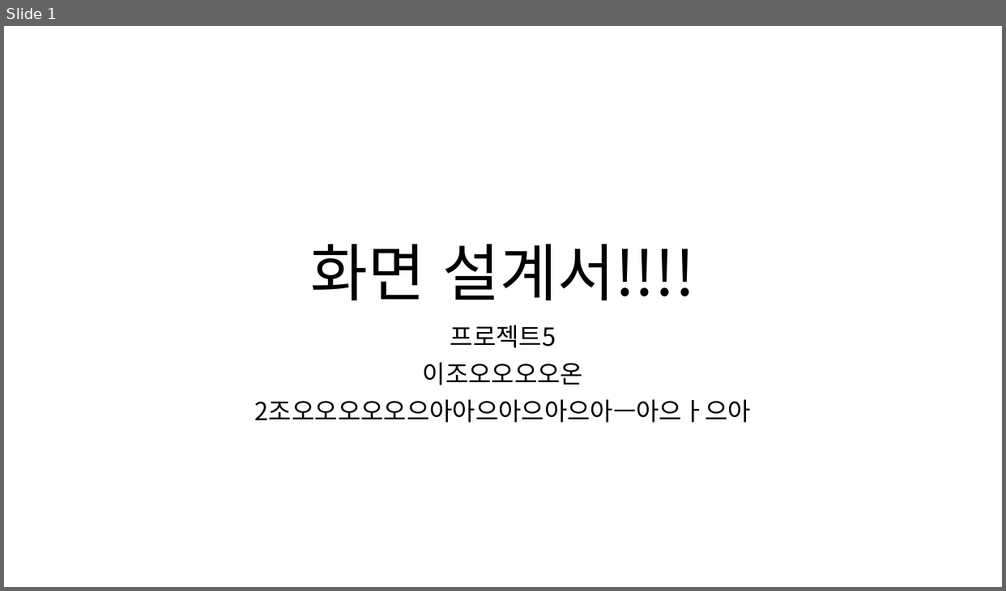
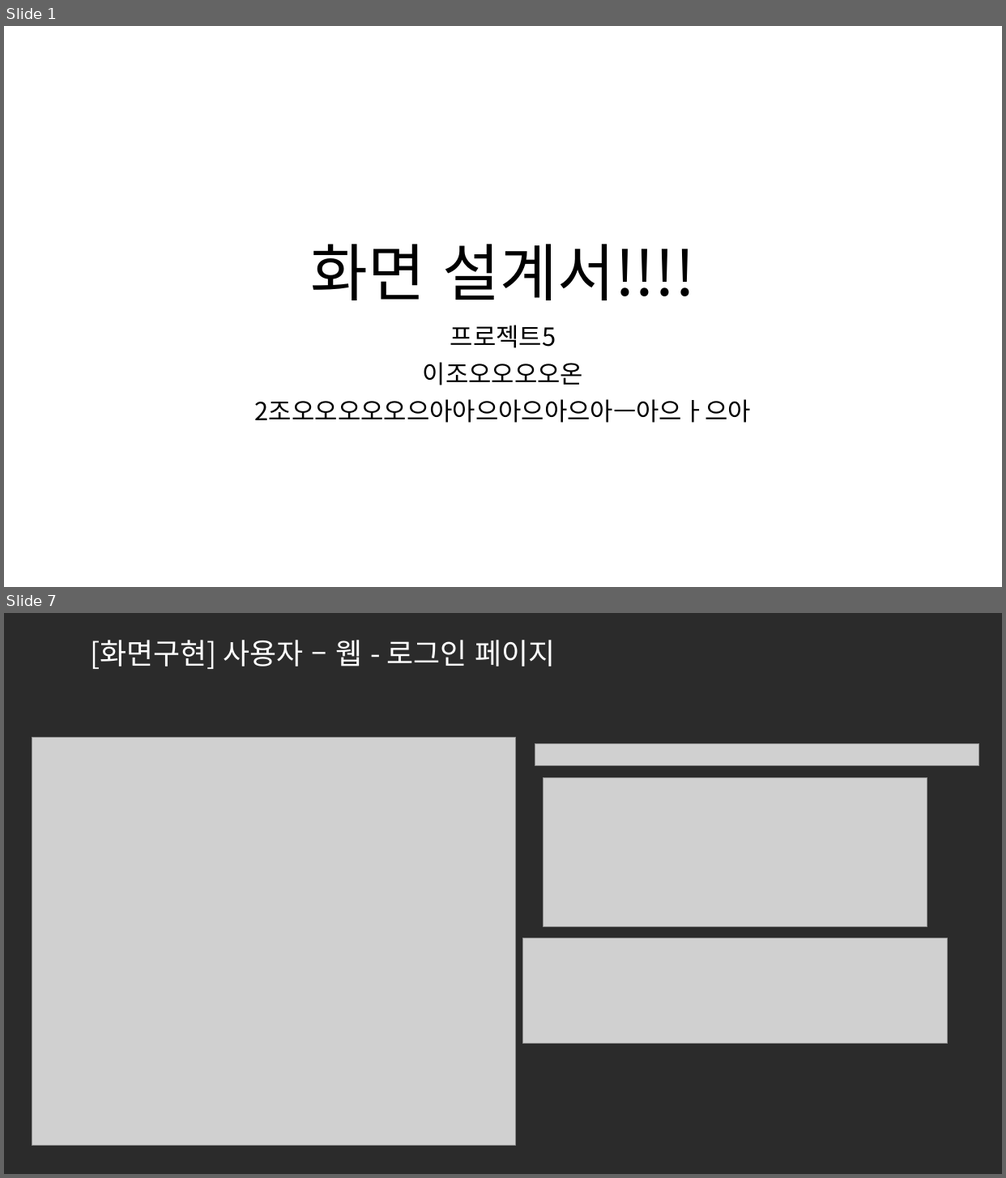
Before and after one commit to ezenteam2/e-Zone, a slide deck: 0 발표용 파워포인트/0417 3차발표/0417 project05 - 파워포인트 - 기범.pptx. Shown one above the other, each under a label of ours: slide 1 before the commit, slides 1 and 7 after it; the slides between them are not shown. The pictures are 1006x591 and 1006x1178 pixels, drawn with LibreOffice and Linux fonts; fonts in the diff are those of the drawing; grey boxes stand for pictures; background and template pictures are left out; a plain dark background stands for a picture behind light text. Boxes give left, top, right and bottom in pixels: in the first picture for what was removed or moved away, otherwise in the second. Text is boxed around its words. In the diff, an @@ line names an element or a change of style, - is before the commit and + after.

```diff
--- a/0 발표용 파워포인트/0417 3차발표/0417 project05 - 파워포인트 - 기범.pptx
+++ b/0 발표용 파워포인트/0417 3차발표/0417 project05 - 파워포인트 - 기범.pptx
@@ slide 7 added at <box>4,613,1002,1174</box>, background picture (left out) @@
@@ title added at <box>90,640,556,669</box>, 28 pt, text #FFFFFF @@
+[화면구현] 사용자 – 웹 - 로그인 페이지
@@ picture added at <box>32,737,515,1146</box> @@
@@ picture added at <box>535,743,979,766</box> @@
@@ picture added at <box>543,777,928,926</box> @@
@@ picture added at <box>522,939,948,1044</box> @@
```
Also in this commit, not shown: 15 other slides added, 1 other file.
